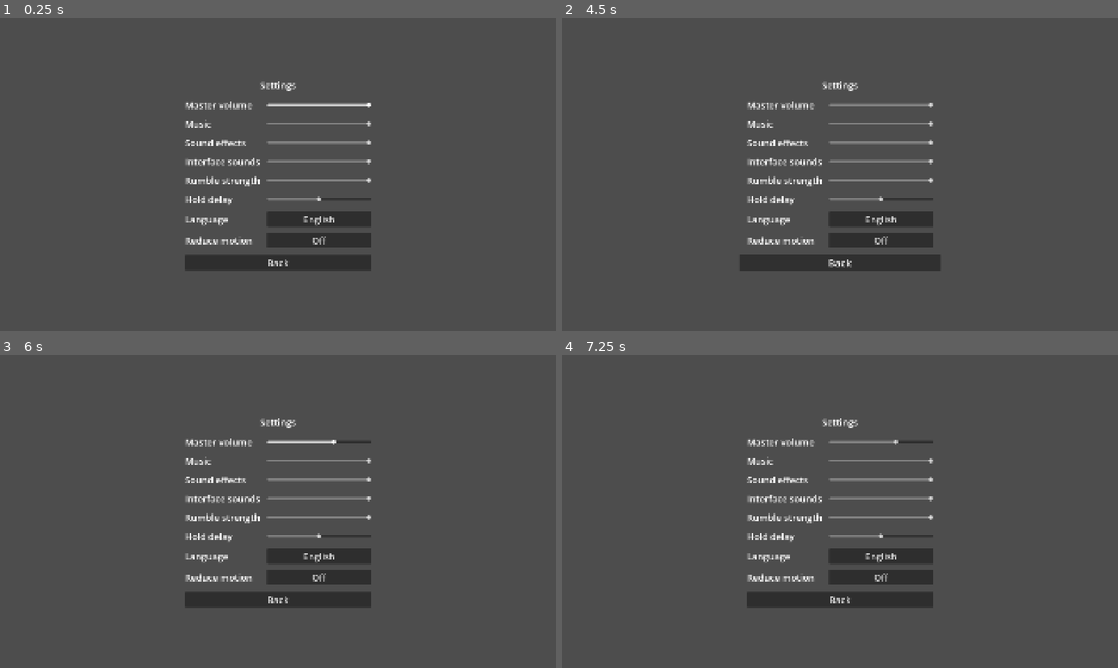
Above: before the commit, frames 1-4 (two rows, left to right).
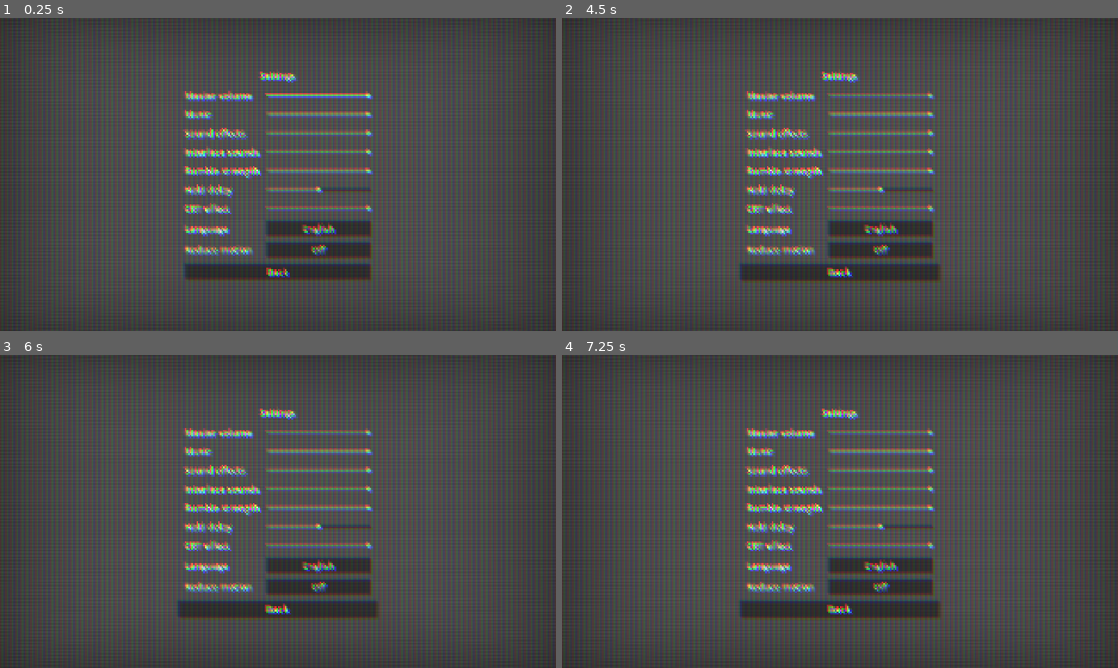
Above: after the commit, the same moments.

Repository: jrbechard/game-base
Game: Godot game, scene res://Scenes/Global/debug_settings.tscn
The game is run twice, just before and just after one commit, with the same random seed, the same clock (stepped at 60 frames per second) and the same inputs. This scene is started directly instead of the project's main scene.
Inputs (mouse positions are in pixels of both pictures, inside the frame that each line leads up to):
- Up to frame 1 (0.25 s): no input
- Up to frame 2 (4.5 s): click "English" at 0.5 s; click "Français" at 1.25 s; click "Off" at 2 s; click "On" at 2.75 s; click "Back" at 3.5 s; move the mouse to (962, 158) at 4.27 s; hold Right (ui_right) from 4.28 s (still down); tap 1 at 4.35 s; click (962, 158) at 4.42 s
- Up to frame 3 (6 s): release Right (ui_right) at 5 s; drag from (166, 527) to (250, 574) at 5.02 s; move the mouse to (333, 442) at 5.77 s; hold Right (ui_right) from 5.78 s (still down); tap 3 at 5.85 s; click (333, 442) at 5.92 s
- Up to frame 4 (7.25 s): release Right (ui_right) at 6.5 s; drag from (812, 574) to (673, 464) at 6.52 s

The runs differ from the first frame. In frame 1, 18% of the frame differs, in the area x 0-100%, y 0-100%; in frame 2, 18%; in frame 3, 18%; in frame 4, 18%.

Commit message:
Add the CRT screen overlay with a strength setting
Co-Authored-By: Claude Sonnet 5.5 <noreply@anthropic.com>

Diff:
--- a/Data/Translations/ui_translations.csv
+++ b/Data/Translations/ui_translations.csv
@@ -6,6 +6,7 @@
 ui_volume_ui,Interface sounds,Sons de l'interface
 ui_rumble_scale,Rumble strength,Intensité des vibrations
 ui_hold_delay,Hold delay,Délai avant répétition
+ui_screen_effect,CRT effect,Effet CRT
 ui_language,Language,Langue
 ui_reduce_motion,Reduce motion,Réduire les animations
 ui_back,Back,Retour
--- a/Scenes/Global/main.tscn
+++ b/Scenes/Global/main.tscn
@@ -1,7 +1,37 @@
-[gd_scene load_steps=3 format=3]
+[gd_scene load_steps=5 format=3]
 
 [ext_resource type="Script" path="res://Scripts/Global/main.gd" id="1"]
 [ext_resource type="PackedScene" path="res://Scenes/Shell/shell_empty.tscn" id="2"]
+[ext_resource type="Script" path="res://Scripts/Shell/shell_screen_effect.gd" id="6"]
+[ext_resource type="Shader" path="res://Shaders/Screen/screen_crt.gdshader" id="7"]
+
+[sub_resource type="ShaderMaterial" id="ShaderMaterial_crt"]
+shader = ExtResource("7")
+shader_parameter/is_pointer = false
+shader_parameter/curvature = 8.0000001425
+shader_parameter/overscan = 1.0
+shader_parameter/vignette_multiplier = 0.250000011875
+shader_parameter/scanline_opacity = 0.050000002375
+shader_parameter/scanline_lightness = 0.99999998090814
+shader_parameter/scanline_count = 108.0
+shader_parameter/aberration_x = 1.0000005225000006
+shader_parameter/aberration_y = 1.0000005225000006
+shader_parameter/halation_threshold = 0.50000002375
+shader_parameter/halation_intensity = 0.10000000475
+shader_parameter/halation_radius = 1.0000000475
+shader_parameter/halation_color = Color(1, 0.68235296, 0.101960786, 1)
+shader_parameter/pixelate_enabled = false
+shader_parameter/virtual_resolution = Vector2(1920, 1080)
+shader_parameter/mask_type = 6
+shader_parameter/mask_cell_size = 1.0
+shader_parameter/mask_cell_aspect = 2.000000083125
+shader_parameter/mask_roundness = 1.0
+shader_parameter/mask_stagger = 0.5
+shader_parameter/mask_brightness = 0.50000002375
+shader_parameter/phosphor_intensity = 0.30000001425
+shader_parameter/phosphor_glow = 1.0000000475
+shader_parameter/phosphor_glow_radius = 0.80000001425
+shader_parameter/effect_intensity = 1.0
 
 [node name="Main" type="Node"]
 script = ExtResource("1")
@@ -13,6 +43,19 @@
 [node name="Overlay_Host" type="CanvasLayer" parent="."]
 layer = 10
 
+[node name="Screen_Effect" type="CanvasLayer" parent="."]
+layer = 50
+script = ExtResource("6")
+
+[node name="Effect_Rect" type="ColorRect" parent="Screen_Effect"]
+material = SubResource("ShaderMaterial_crt")
+anchors_preset = 15
+anchor_right = 1.0
+anchor_bottom = 1.0
+grow_horizontal = 2
+grow_vertical = 2
+mouse_filter = 2
+
 [node name="Transition" type="CanvasLayer" parent="."]
 layer = 100
 
--- a/Scenes/Shell/shell_settings.tscn
+++ b/Scenes/Shell/shell_settings.tscn
@@ -117,6 +117,20 @@
 value = 0.5
 metadata/setting_key = &"hold_delay"
 
+[node name="Label_Screen_Effect" type="Label" parent="Column/Grid_Settings"]
+layout_mode = 2
+size_flags_vertical = 4
+text = "ui_screen_effect"
+
+[node name="Slider_Screen_Effect" type="HSlider" parent="Column/Grid_Settings"]
+custom_minimum_size = Vector2(360, 32)
+layout_mode = 2
+size_flags_vertical = 4
+max_value = 1.0
+step = 0.05
+value = 1.0
+metadata/setting_key = &"screen_effect"
+
 [node name="Label_Language" type="Label" parent="Column/Grid_Settings"]
 layout_mode = 2
 size_flags_vertical = 4
--- a/Scripts/Global/main.gd
+++ b/Scripts/Global/main.gd
@@ -5,6 +5,7 @@
 ## Optional company splash shown before the first screen (empty = go straight to it).
 @export var splash: PackedScene
 @onready var _screen_host: Node = $Screen_Host
+@onready var _screen_effect: Shell_Screen_Effect = $Screen_Effect
 
 func _ready() -> void:
 	# Why: explicit order instead of relying on autoload _ready order.
@@ -20,10 +21,12 @@
 	Global_Manager_Music.init()
 	Global_Manager_Settings.init()  # last of the audio and rumble managers, so it can apply to all of them
 	Global_Manager_Scenes.init(_screen_host)
+	_screen_effect.init(Global_Manager_Settings.get_value(&"screen_effect"))
 	if splash == null:
 		Global_Manager_Scenes.change_screen(first_screen, &"shell_empty")
 		return
 	# The company splash plays first and announces splash_finished; then the first screen opens.
+	_screen_effect.hold_until(Global_Manager_Events.splash_finished)  # the splash has its own CRT
 	Global_Manager_Events.splash_finished.connect(_on_splash_finished, CONNECT_ONE_SHOT)
 	Global_Manager_Scenes.change_screen(splash, &"shell_splash")
 
--- /dev/null
+++ b/Scripts/Shell/shell_screen_effect.gd
@@ -0,0 +1,30 @@
+class_name Shell_Screen_Effect
+extends CanvasLayer
+## === The CRT look over the whole game ===
+## One overlay on its own layer above the screens and overlays but below the transition, so
+## every screen (overworld, puzzles, settings) gets it with no per-screen code. The strength is
+## the `screen_effect` setting (0 = off, 1 = full); this node only listens to the bus, it never
+## asks the settings manager. The look is Ever Blue's in-game CRT. Pogne's splash has its own
+## stronger one, so the overlay can be held back until the splash is done.
+
+@onready var _rect: ColorRect = $Effect_Rect
+
+func init(current_strength: float) -> void:
+	if not Global_Manager_Events.setting_changed.is_connected(_on_setting_changed):
+		Global_Manager_Events.setting_changed.connect(_on_setting_changed)
+	set_strength(current_strength)
+
+func set_strength(value: float) -> void:
+	_rect.material.set_shader_parameter("effect_intensity", clampf(value, 0.0, 1.0))
+	# Why: at 0 the shader would still copy the whole screen every frame for nothing.
+	_rect.visible = value > 0.0
+
+## Stay hidden until `done` fires (the splash), then show at the saved strength.
+func hold_until(done: Signal) -> void:
+	var strength: float = _rect.material.get_shader_parameter("effect_intensity")
+	_rect.visible = false
+	done.connect(func() -> void: set_strength(strength), CONNECT_ONE_SHOT)
+
+func _on_setting_changed(key: StringName, value: Variant) -> void:
+	if key == &"screen_effect":
+		set_strength(float(value))
--- a/Scripts/States/state_settings.gd
+++ b/Scripts/States/state_settings.gd
@@ -20,6 +20,8 @@
 	## How long a held direction waits before it starts repeating (a slider, 0..1; see
 	## Logic_Stick_Repeat.delay_for_setting). GUESS: 0.5 is the 0.35 s the menus used before.
 	&"hold_delay": 0.5,
+	## Strength of the CRT overlay, 0 = off, 1 = full (Ever Blue's default look).
+	&"screen_effect": 1.0,
 	&"reduce_motion": false,
 }
 
--- /dev/null
+++ b/Tests/test_screen_effect.gd
@@ -0,0 +1,48 @@
+extends GutTest
+## === The CRT overlay: one layer over every screen, strength from the setting ===
+
+const MAIN := preload("res://Scenes/Global/main.tscn")
+var _main: Node
+
+func before_each() -> void:
+	_main = MAIN.instantiate()
+	_main.splash = null
+	add_child_autofree(_main)
+	await wait_process_frames(2)
+
+func _fx() -> Shell_Screen_Effect:
+	return _main.get_node("Screen_Effect")
+
+func _strength() -> float:
+	return _fx().get_node("Effect_Rect").material.get_shader_parameter("effect_intensity")
+
+func test_it_defaults_to_full_strength_like_ever_blue() -> void:
+	assert_eq(State_Settings.DEFAULTS[&"screen_effect"], 1.0)
+
+func test_the_overlay_sits_above_the_screens_and_below_the_transition() -> void:
+	assert_gt(_fx().layer, _main.get_node("Overlay_Host").layer)
+	assert_lt(_fx().layer, _main.get_node("Transition").layer)
+
+func test_the_setting_changes_the_strength_through_the_bus() -> void:
+	Global_Manager_Events.setting_changed.emit(&"screen_effect", 0.4)
+	assert_almost_eq(_strength(), 0.4, 0.001)
+	assert_true(_fx().get_node("Effect_Rect").visible)
+
+func test_zero_switches_the_overlay_off_entirely() -> void:
+	Global_Manager_Events.setting_changed.emit(&"screen_effect", 0.0)
+	assert_false(_fx().get_node("Effect_Rect").visible)
+	Global_Manager_Events.setting_changed.emit(&"screen_effect", 1.0)
+	assert_true(_fx().get_node("Effect_Rect").visible)
+
+func test_the_overlay_is_held_back_until_the_splash_is_done() -> void:
+	var main: Node = MAIN.instantiate()
+	main.splash = preload("res://Scenes/Shell/shell_splash.tscn")  # a Main that plays the splash
+	add_child_autofree(main)
+	await wait_process_frames(2)
+	assert_false(main.get_node("Screen_Effect/Effect_Rect").visible, "hidden while the splash plays")
+	Global_Manager_Events.splash_finished.emit()
+	assert_true(main.get_node("Screen_Effect/Effect_Rect").visible, "shown after it")
+
+func test_the_setting_is_validated_like_the_others() -> void:
+	assert_eq(State_Settings.sanitize(&"screen_effect", 5.0), 1.0)
+	assert_null(State_Settings.sanitize(&"screen_effect", "lots"))
--- a/Tests/test_shell_settings.gd
+++ b/Tests/test_shell_settings.gd
@@ -127,7 +127,7 @@
 # French labels are longer than English ones; the controls must still line up in one column.
 func test_controls_line_up_in_every_language() -> void:
 	await _open()
-	var keys := [&"volume_master", &"volume_music", &"volume_sfx", &"volume_ui", &"rumble_scale", &"hold_delay", &"language", &"reduce_motion"]
+	var keys := [&"volume_master", &"volume_music", &"volume_sfx", &"volume_ui", &"rumble_scale", &"hold_delay", &"screen_effect", &"language", &"reduce_motion"]
 	for language in [&"en", &"fr"]:
 		Global_Manager_Settings.set_value(&"language", language)
 		await wait_process_frames(3)
Binary file changed: Data/Translations/ui_translations.en.translation
Binary file changed: Data/Translations/ui_translations.fr.translation
Not shown, added: Scripts/Shell/shell_screen_effect.gd.uid
Not shown, added: Tests/test_screen_effect.gd.uid
Not shown, changed: tools/base_files.txt
Not shown, changed: CHANGELOG.md
